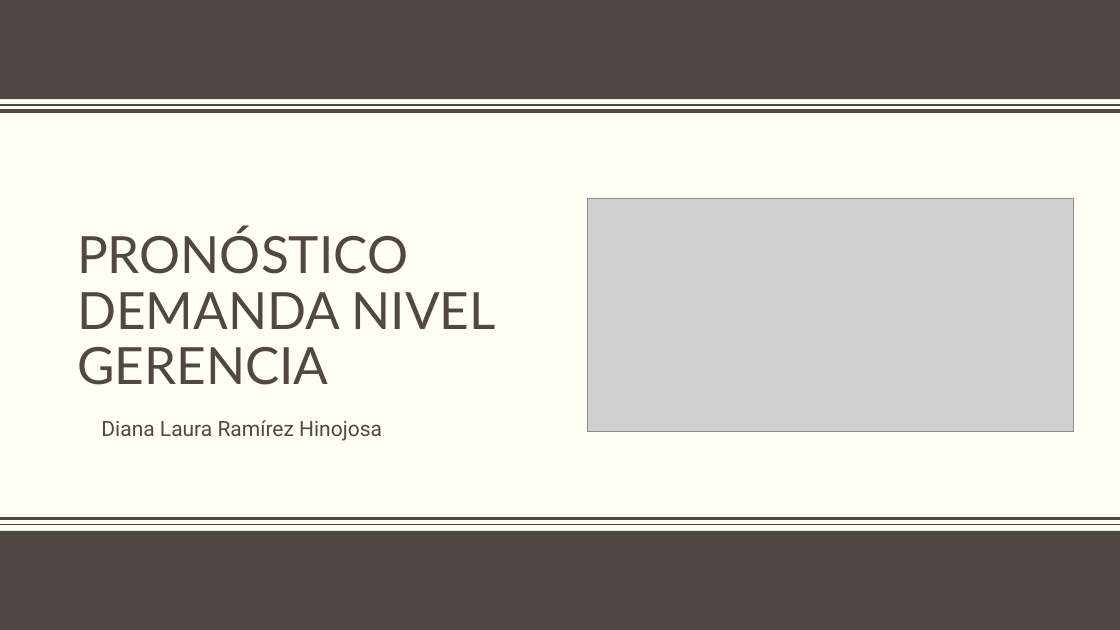
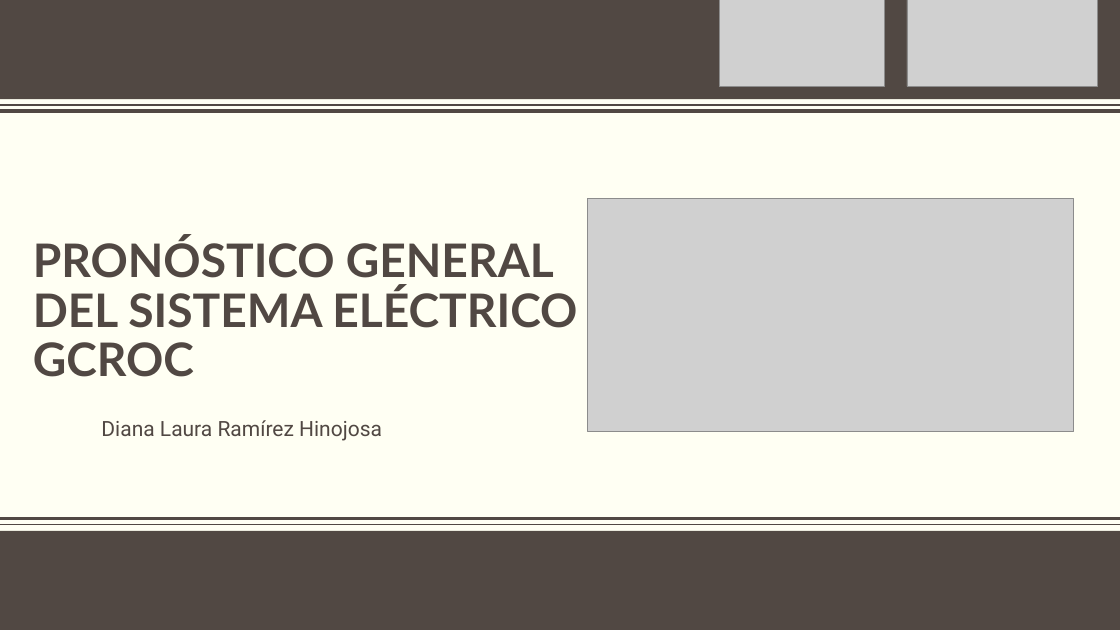
Before and after one commit to ramirezdiana/Forecast-with-fourier, a slide deck: slide 1 of PRONÓSTICO DEMANDA NIVEL GERENCIA.pptx. Drawn at 1120x630 pixels with LibreOffice and Linux fonts; fonts in the diff are those of the drawing; grey boxes stand for pictures; background and template pictures are left out. Boxes give left, top, right and bottom in pixels: in the first picture for what was removed or moved away, otherwise in the second. Text is boxed around its words. In the diff, an @@ line names an element or a change of style, - is before the commit and + after.

Commit message:
presentacion

```diff
--- a/PRONÓSTICO DEMANDA NIVEL GERENCIA.pptx
+++ b/PRONÓSTICO DEMANDA NIVEL GERENCIA.pptx
@@ picture added at (719, 0, 885, 87) @@
@@ picture added at (907, 0, 1098, 87) @@
@@ title at (33, 237, 577, 377): text changed; size 44 to 39.6 pt; bold on @@
-PRONÓSTICO DEMANDA NIVEL GERENCIA
+PRONÓSTICO GENERAL DEL SISTEMA ELÉCTRICO GCROC
```
Also in this commit, not shown: 2 slides added.
